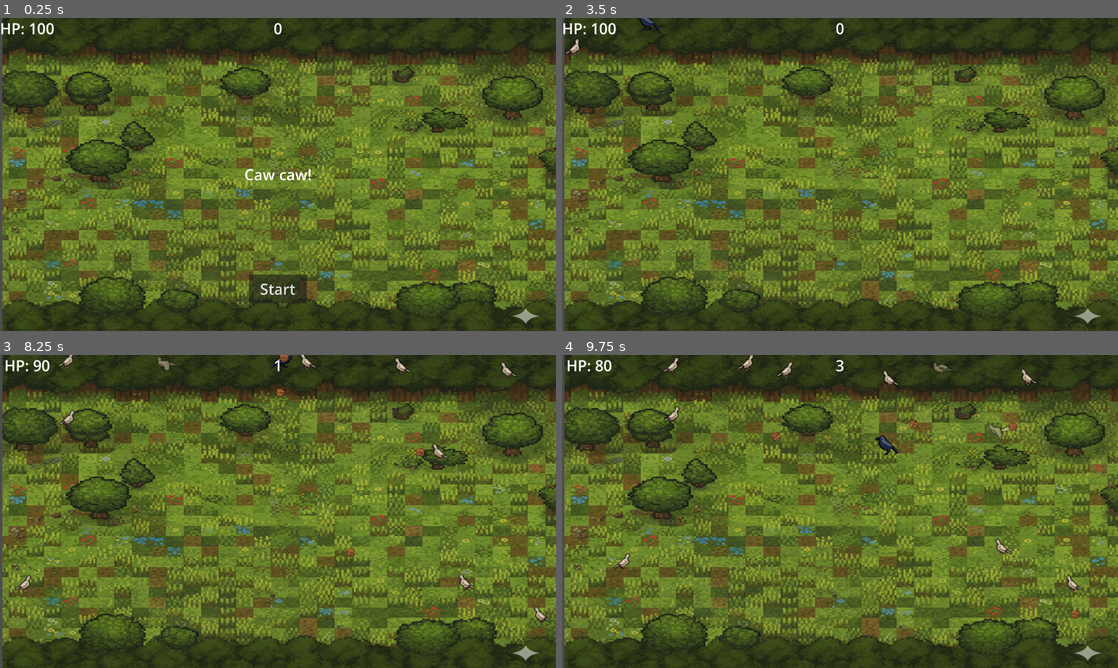
Above: before the commit, frames 1-4 (two rows, left to right).
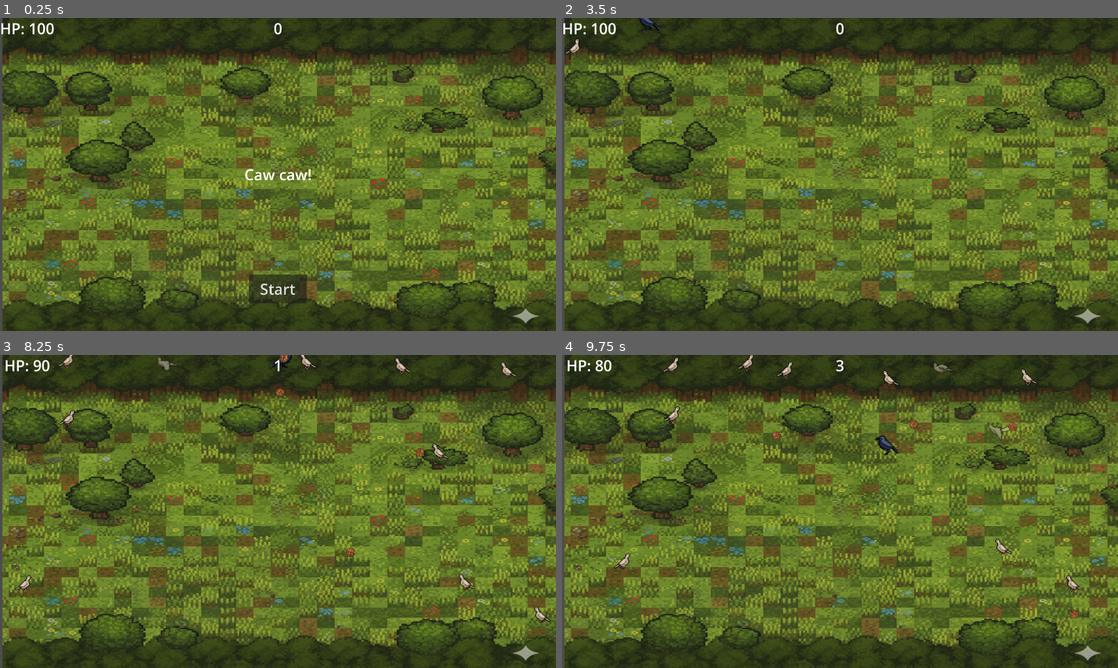
Above: after the commit, the same moments.

Repository: arongida/dungeon-cawler
Game: Godot game, scene res://Main.tscn
The game is run twice, just before and just after one commit, with the same random seed, the same clock (stepped at 60 frames per second) and the same inputs.
Inputs:
- Up to frame 1 (0.25 s): no input
- Up to frame 2 (3.5 s): click "Start" at 0.5 s; hold Space (move_up) 1.28-2.78 s; hold A (move_left) from 2.78 s (still down)
- Up to frame 3 (8.25 s): release A (move_left) at 4.28 s; hold S (move_down) 4.28-5.03 s; hold Right (move_right) 5.03-5.78 s; hold Space (move_up) 5.78-6.53 s; hold Right (move_right) from 6.53 s (still down)
- Up to frame 4 (9.75 s): release Right (move_right) at 8.78 s; hold S (move_down) 8.78-9.53 s; hold A (move_left) from 9.53 s (still down)

Frames 1-2 are identical in both runs. In frame 3, less than 0.1% of the frame differs, in the area x 49-77%, y 0-33%; in frame 4, less than 0.1%, in the area x 37-93%, y 20-85%.

Commit message:
nut animation

Diff:
--- a/Nut.tscn
+++ b/Nut.tscn
@@ -6,12 +6,48 @@
 [sub_resource type="CircleShape2D" id="CircleShape2D_tilog"]
 radius = 6.08097
 
+[sub_resource type="Animation" id="Animation_rlha0"]
+resource_name = "spin"
+length = 2.0
+tracks/0/type = "bezier"
+tracks/0/imported = false
+tracks/0/enabled = true
+tracks/0/path = NodePath("Sprite2D:rotation")
+tracks/0/interp = 1
+tracks/0/loop_wrap = true
+tracks/0/keys = {
+"handle_modes": PackedInt32Array(2, 2, 2),
+"points": PackedFloat32Array(0, -0.25, 0, 0.25, 0, 3.1415927, -0.16666667, -0.5235988, 0, 0, 6.2831855, -0.16666667, -0.5235988, 0, 0),
+"times": PackedFloat32Array(0, 1, 2)
+}
+
+[sub_resource type="Animation" id="Animation_sdjcu"]
+length = 0.001
+tracks/0/type = "bezier"
+tracks/0/imported = false
+tracks/0/enabled = true
+tracks/0/path = NodePath("Sprite2D:rotation")
+tracks/0/interp = 1
+tracks/0/loop_wrap = true
+tracks/0/keys = {
+"handle_modes": PackedInt32Array(0),
+"points": PackedFloat32Array(0.5235988, -0.25, 0, 0.25, 0),
+"times": PackedFloat32Array(0)
+}
+
+[sub_resource type="AnimationLibrary" id="AnimationLibrary_dhcak"]
+_data = {
+&"RESET": SubResource("Animation_sdjcu"),
+&"spin": SubResource("Animation_rlha0")
+}
+
 [node name="Nut" type="Area2D"]
 collision_layer = 4
 collision_mask = 2
 script = ExtResource("1_rlha0")
 
 [node name="Sprite2D" type="Sprite2D" parent="."]
+rotation = 0.5235988
 scale = Vector2(0.05, 0.05)
 texture = ExtResource("1_tilog")
 
@@ -20,4 +56,14 @@
 scale = Vector2(2.466712, 2.3200011)
 shape = SubResource("CircleShape2D_tilog")
 
+[node name="AnimationPlayer" type="AnimationPlayer" parent="."]
+libraries = {
+&"": SubResource("AnimationLibrary_dhcak")
+}
+
+[node name="SpinTimer" type="Timer" parent="."]
+wait_time = 3.0
+autostart = true
+
 [connection signal="area_entered" from="." to="." method="_on_area_entered"]
+[connection signal="timeout" from="SpinTimer" to="." method="_on_spin_timer_timeout"]
--- a/hud.gd
+++ b/hud.gd
@@ -1,7 +1,5 @@
 extends CanvasLayer
 signal start_game
-
-
 
 func show_message(text):
 	$Message.text = text
--- a/nut.gd
+++ b/nut.gd
@@ -1,13 +1,17 @@
 extends Area2D
 
 @export var speed = 400
-var target = null
+
+@onready var animation_player: AnimationPlayer = $AnimationPlayer
+
+var _target = null
 
 func _ready() -> void:
+	animation_player.play("spin")
 	var mobs = get_tree().get_nodes_in_group("mobs")
-	target = mobs.pick_random()
-	if target != null:
-		look_at(target.global_position)
+	_target = mobs.pick_random()
+	if _target != null:
+		look_at(_target.global_position)
 
 
 func _process(delta: float) -> void:
@@ -16,6 +20,10 @@
 
 func _on_area_entered(area: Area2D) -> void:
 	if area.is_in_group("mobs"):
-		#area.queue_free()
 		get_parent().update_score()
 	queue_free()
+
+
+func _on_spin_timer_timeout() -> void:
+	animation_player.play("spin")
+	print_debug("played spin")
Not shown: 1 places in Nut.tscn that only renumber resources
